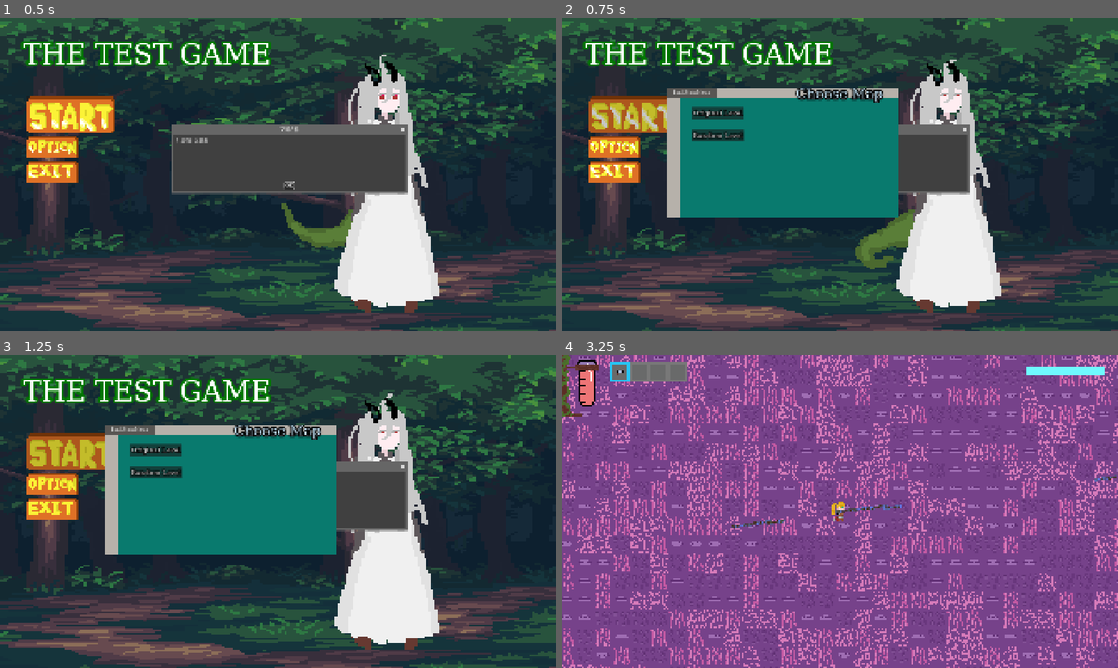
Above: before the commit, frames 1-4 (two rows, left to right).
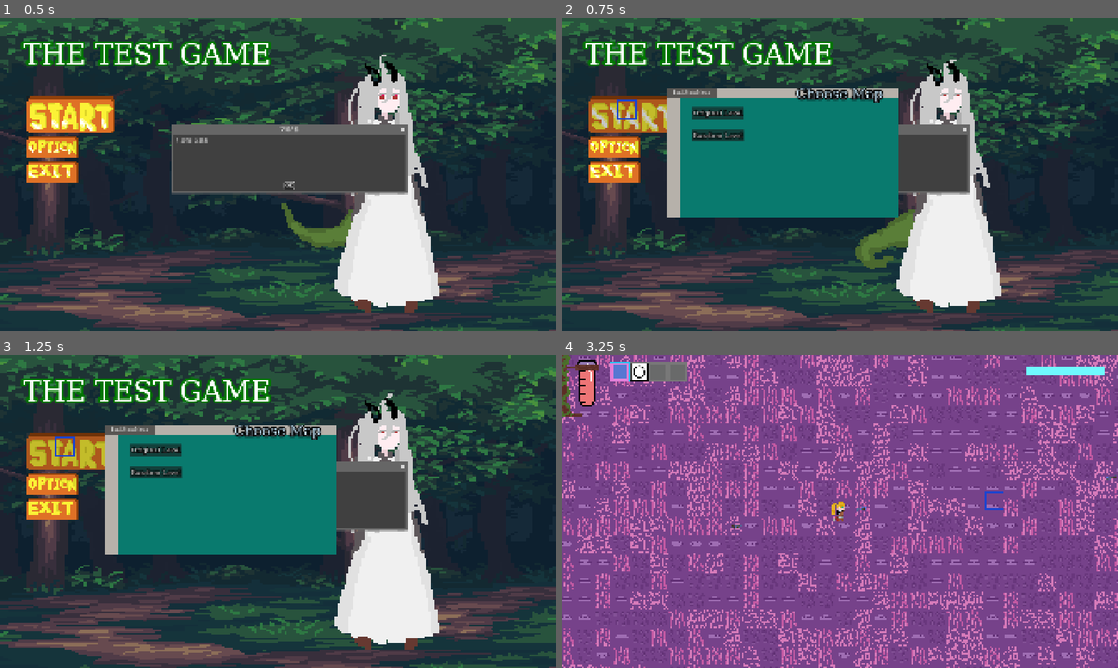
Above: after the commit, the same moments.

Repository: looooiiui/OriginalGameFirst
Game: Godot game, scene res://run_scene/MAINGAMEMANAGER/main_menu.tscn
Same seed, same stepped clock (60 frames per second), same inputs: the game is played once before the commit and once after it.
Inputs (mouse positions are in pixels of both pictures, inside the frame that each line leads up to):
- Up to frame 1 (0.5 s): no input
- Up to frame 2 (0.75 s): click (634, 115) at 0.5 s
- Up to frame 3 (1.25 s): no input
- Up to frame 4 (3.25 s): click "Random Level" at 1.25 s; move the mouse to (962, 495) at 2.02 s; hold E (mode_right) 2.03-2.75 s; hold Shift (run) 2.03-2.75 s; click (962, 495) at 2.17 s; drag from (728, 527) to (984, 492) at 2.77 s

Frame 1 is identical in both runs. In frame 2, less than 0.1% of the frame differs, in the area x 9-14%, y 26-33%; in frame 3, less than 0.1%; in frame 4, 0.7%, in the area x 8-99%, y 2-56%.

Commit message:
1.新增了游戏网格放置系统 2.新增加了可放置物品 3.增加了网格框架 4.优化了游戏架构

Diff:
--- a/TestScene/test.tscn
+++ b/TestScene/test.tscn
@@ -1,9 +1,15 @@
 [gd_scene format=3 uid="uid://deki8vfkikphp"]
 
-[ext_resource type="Script" uid="uid://dr3w2efqb3hkd" path="res://test.gd" id="1_8uh7m"]
+[ext_resource type="Script" uid="uid://dr3w2efqb3hkd" path="res://TestScene/test.gd" id="1_8uh7m"]
 [ext_resource type="PackedScene" uid="uid://cfvsstix4qysv" path="res://run_scene/Player/Model/player_model_Third.tscn" id="1_37kl0"]
+
+[sub_resource type="CanvasTexture" id="CanvasTexture_1s8oi"]
 
 [node name="Node2D" type="Node2D" unique_id=114039788]
 script = ExtResource("1_8uh7m")
 
 [node name="PlayerModel" parent="." unique_id=943498406 instance=ExtResource("1_37kl0")]
+
+[node name="Sprite2D" type="Sprite2D" parent="." unique_id=1528986460]
+scale = Vector2(64, 64)
+texture = SubResource("CanvasTexture_1s8oi")
--- a/code/CaseIcon/Thing/100A/100A.gd
+++ b/code/CaseIcon/Thing/100A/100A.gd
@@ -3,18 +3,22 @@
 @export var could_Buttle : Array[String]
 @export var nowSelect : int = 0
 @export var nono : PackedScene
+@export var OriginalCoolTime : float = 0.3
+@export var realCoolTime : float = OriginalCoolTime
+@export var OriginalCoolTimer : Timer
 # Called when the node enters the scene tree for the first time.
 func _ready() -> void:
-	pass # Replace with function body.
+	pass
 
 # Called every frame. 'delta' is the elapsed time since the previous frame.
 func _process(delta: float) -> void:
 	global_position = Player.instance.global_position
 	global_rotation = Player.instance.global_rotation
 	_change_Bullet()
+
 func _physics_process(delta: float) -> void:
+	_cal_Attribute()
 	_shoot()
-
 #改变可用子弹
 func _change_Bullet():
 	if Input.is_action_just_pressed("mode_right"):
@@ -29,9 +33,14 @@
 	if nowSelect < 0 || nowSelect >= could_Buttle.size():
 		return
 	#物品越界管理
-	if Input.is_mouse_button_pressed(MOUSE_BUTTON_LEFT):
+	if Input.is_mouse_button_pressed(MOUSE_BUTTON_LEFT) and OriginalCoolTimer.is_stopped():
 		if CaseIcon.instance.InstanceManager.InstanceDic.has(could_Buttle[nowSelect]):
 			var gun_Bullet = CaseIcon.instance.InstanceManager.InstanceDic[could_Buttle[nowSelect]].instantiate()
 			gun_Bullet.global_position = Player.instance.global_position
 			gun_Bullet.global_rotation = Player.instance.global_rotation
 			get_tree().current_scene.add_child(gun_Bullet)
+			OriginalCoolTimer.wait_time = realCoolTime
+			OriginalCoolTimer.start()
+
+func _cal_Attribute():
+	realCoolTime = OriginalCoolTime / Player.instance.allCoolTime_Mag
--- /dev/null
+++ b/code/GridLogic/grid_logic.gd
@@ -0,0 +1,33 @@
+class_name Grid
+
+extends Node2D
+
+static var instance : Grid
+
+static var CELL_SIZE : int = 64
+
+static var CELL_HELF : int = CELL_SIZE / 2
+
+static func to_grid(world_pos: Vector2) -> Vector2i:
+	return Vector2i(
+		floor(world_pos.x / CELL_SIZE),
+		floor(world_pos.y / CELL_SIZE)
+	)
+
+static func to_world(grid_pos: Vector2i) -> Vector2:
+	return Vector2(grid_pos) * CELL_SIZE + Vector2(CELL_HELF, CELL_HELF)
+
+static func snap(world_pos : Vector2) -> Vector2:
+	return to_world(to_grid(world_pos))
+
+# Called when the node enters the scene tree for the first time.
+func _ready() -> void:
+	if Grid.instance == null:
+		Grid.instance = self
+	else:
+		queue_free()
+
+
+# Called every frame. 'delta' is the elapsed time since the previous frame.
+func _process(delta: float) -> void:
+	pass
--- /dev/null
+++ b/code/GridLogic/select_logic.gd
@@ -0,0 +1,57 @@
+class_name GripPic
+
+extends Node2D
+
+static var instance : GripPic
+
+@export var SelectedGrid : PackedScene
+@export var real_grip : Node2D
+@export var currentGrip : Vector2i
+@export var PerGrip : Vector2i
+@export var is_Original : bool = false
+@export var perLevel : int
+
+var mouseGlobalPosition : Vector2
+# Called when the node enters the scene tree for the first time.
+func _ready() -> void:
+	if GripPic.instance == null:
+		GripPic.instance = self
+	else:
+		queue_free()
+
+	currentGrip = Vector2i(0, 0)
+	PerGrip = Vector2i(0, 0)
+
+
+
+# Called every frame. 'delta' is the elapsed time since the previous frame.
+func _process(delta: float) -> void:
+
+	if !is_Original:
+		#初始化高亮图标
+		perLevel = GameManager.instance.currentLevel
+		real_grip = SelectedGrid.instantiate()
+		real_grip.global_position = Grid.instance.snap(Vector2(-9999, -9999))
+		get_tree().root.add_child(real_grip)
+
+		is_Original = true
+
+	if perLevel != GameManager.instance.currentLevel:
+		if real_grip != null:
+			real_grip.queue_free()
+		real_grip = SelectedGrid.instantiate()
+		real_grip.global_position = Grid.instance.snap(Vector2(-9999, -9999))
+		get_tree().root.add_child(real_grip)
+		perLevel = GameManager.instance.currentLevel
+
+	_grid_HighLight()
+
+
+
+func _grid_HighLight():
+
+	mouseGlobalPosition = get_global_mouse_position()
+	currentGrip = Grid.instance.to_grid(mouseGlobalPosition)
+	if currentGrip != PerGrip:
+		real_grip.global_position = Grid.instance.snap(mouseGlobalPosition)
+		PerGrip = currentGrip
--- a/code/Map/RandomFirst/random_map_First.gd
+++ b/code/Map/RandomFirst/random_map_First.gd
@@ -6,7 +6,7 @@
 # Called when the node enters the scene tree for the first time.
 func _ready() -> void:
 	GameManager.instance.currentLevel = 9999
-
+	GameManager.instance.windowsCount = 0
 
 
 # Called every frame. 'delta' is the elapsed time since the previous frame.
--- a/code/UiCode/PlayerUi/Inventory/ArmUi.gd
+++ b/code/UiCode/PlayerUi/Inventory/ArmUi.gd
@@ -38,6 +38,12 @@
 	else:
 		case.texture = null
 
+	if selectId in CaseIcon.instance.Case.idToIcon:
+		case.texture = CaseIcon.instance.Case.idToIcon[selectId]
+	elif selectId != "":
+		case.texture = CaseIcon.instance.Case.idToIcon["null"]
+	else:
+		case.texture = null
 
 func _input(event):
 	var mouse = get_viewport().get_mouse_position()
--- a/code/UiCode/PlayerUi/Inventory/Windows/main_arm.gd
+++ b/code/UiCode/PlayerUi/Inventory/Windows/main_arm.gd
@@ -12,6 +12,7 @@
 # Called when the node enters the scene tree for the first time.
 func _ready() -> void:
 	armInventory[0].selectId = "10000G"
+	armInventory[1].selectId = "00001C"
 	if MainArm.instance == null:
 		MainArm.instance = self
 	else:
--- a/code/character_body_2d.gd
+++ b/code/character_body_2d.gd
@@ -48,6 +48,7 @@
 @export var strength_Mag : float = 1.0
 @export var intelligence_Mag : float = 1.0
 @export var vitality_Mag : float = 1.0
+@export var allCoolTime_Mag : float = 1.0
 
 
 var input_dir : Vector2
--- a/project.godot
+++ b/project.godot
@@ -20,6 +20,8 @@
 CaseIconGlobal="*uid://c5ot4hv4pxnbq"
 PlayerUi="*uid://doi3mcft3mfjj"
 GlobalCamera="*uid://cf705erxqcy6g"
+ForGridPic="*uid://d3k8ssnb8e6ne"
+GridLogic="*uid://b7584tki325dc"
 MainPlayer="*uid://cchltm0wyh7qp"
 MainGameManager="*uid://cyuny7ao7nvdo"
 
--- /dev/null
+++ b/run_scene/GridLogic/SelectSprite/for_grid_pic.tscn
@@ -0,0 +1,8 @@
+[gd_scene format=3 uid="uid://d3k8ssnb8e6ne"]
+
+[ext_resource type="Script" uid="uid://bxaq3u1f1615s" path="res://code/GridLogic/select_logic.gd" id="1_g80as"]
+[ext_resource type="PackedScene" uid="uid://cqxudkb2iksqy" path="res://run_scene/GridLogic/SelectSprite/selected_grid.tscn" id="2_5xlka"]
+
+[node name="ForGridPic" type="Node2D" unique_id=735259590]
+script = ExtResource("1_g80as")
+SelectedGrid = ExtResource("2_5xlka")
--- /dev/null
+++ b/run_scene/GridLogic/SelectSprite/selected_grid.tscn
@@ -0,0 +1,6 @@
+[gd_scene format=3 uid="uid://cqxudkb2iksqy"]
+
+[ext_resource type="Texture2D" uid="uid://csrmn2leqc38m" path="res://Sprite/Ui/Select001.png" id="1_gkjo3"]
+
+[node name="SelectedGrid" type="Sprite2D" unique_id=985503]
+texture = ExtResource("1_gkjo3")
--- /dev/null
+++ b/run_scene/GridLogic/grid_logic.tscn
@@ -0,0 +1,6 @@
+[gd_scene format=3 uid="uid://icsq8iwvai6a"]
+
+[ext_resource type="Script" uid="uid://b7584tki325dc" path="res://code/GridLogic/grid_logic.gd" id="1_4l3w5"]
+
+[node name="GridLogic" type="Node2D" unique_id=1510064625]
+script = ExtResource("1_4l3w5")
--- a/run_scene/Inventory/Icon/case_icon.gd
+++ b/run_scene/Inventory/Icon/case_icon.gd
@@ -7,6 +7,7 @@
 @export var InstanceManager : Node2D
 @export var ArmIcon : Node2D
 @export var Case : Node2D
+
 # Called when the node enters the scene tree for the first time.
 func _ready() -> void:
 	if CaseIcon.instance == null:
--- a/run_scene/Inventory/Icon/case_icon.tscn
+++ b/run_scene/Inventory/Icon/case_icon.tscn
@@ -9,9 +9,11 @@
 [ext_resource type="Script" uid="uid://biuy8trky66cj" path="res://run_scene/Inventory/Icon/Case/case.gd" id="6_eufo6"]
 [ext_resource type="Script" uid="uid://2untal3d016f" path="res://code/CaseIcon/InstanceManager/instanceManager.gd" id="7_odlxj"]
 [ext_resource type="PackedScene" uid="uid://15u7m6g5pppv" path="res://run_scene/AttactCase/bullet_little/bound_attack.tscn" id="8_hgpgj"]
+[ext_resource type="Texture2D" uid="uid://ccgj67r7vdvb7" path="res://Sprite/player_test.png" id="8_qux86"]
 [ext_resource type="PackedScene" uid="uid://caqd63fcc4ldq" path="res://run_scene/AttactCase/ButtleMoreLittle/bound_attack.tscn" id="9_c4sk4"]
 [ext_resource type="PackedScene" uid="uid://bsm11460bsebe" path="res://run_scene/AttactCase/bullet_little/Bullet_little.tscn" id="10_dcolj"]
 [ext_resource type="PackedScene" uid="uid://cju2qael3846t" path="res://run_scene/Inventory/Things/10000G.tscn" id="11_c4sk4"]
+[ext_resource type="PackedScene" uid="uid://bw1hqmk4p0rbo" path="res://run_scene/Inventory/Things/Case/00001c.tscn" id="14_d5e5e"]
 
 [node name="CaseIcon" type="Node2D" unique_id=827709238 node_paths=PackedStringArray("InstanceManager", "ArmIcon", "Case")]
 script = ExtResource("1_x61yx")
@@ -30,6 +32,7 @@
 [node name="Case" type="Node2D" parent="." unique_id=1399456806]
 script = ExtResource("6_eufo6")
 idToIcon = Dictionary[String, Texture2D]({
+"00001C": ExtResource("8_qux86"),
 "null": ExtResource("3_eufo6")
 })
 
@@ -37,6 +40,7 @@
 script = ExtResource("7_odlxj")
 InstanceDic = Dictionary[String, PackedScene]({
 "00001A": ExtResource("8_hgpgj"),
+"00001C": ExtResource("14_d5e5e"),
 "00002A": ExtResource("10_dcolj"),
 "00003A": ExtResource("9_c4sk4"),
 "10000G": ExtResource("11_c4sk4")
--- a/run_scene/Inventory/Things/10000G.tscn
+++ b/run_scene/Inventory/Things/10000G.tscn
@@ -3,9 +3,13 @@
 [ext_resource type="Script" uid="uid://djv0n3pts2ls5" path="res://code/CaseIcon/Thing/100A/100A.gd" id="1_v3jmv"]
 [ext_resource type="Texture2D" uid="uid://bmyopmleqpvb1" path="res://Sprite/Gun/Static/10000G.png" id="2_otq4c"]
 
-[node name="10000A" type="Node2D" unique_id=696030071]
+[node name="10000A" type="Node2D" unique_id=696030071 node_paths=PackedStringArray("OriginalCoolTimer")]
 script = ExtResource("1_v3jmv")
 could_Buttle = Array[String](["00002A"])
+OriginalCoolTimer = NodePath("cooltime")
 
 [node name="10000A" type="Sprite2D" parent="." unique_id=1864006065]
 texture = ExtResource("2_otq4c")
+
+[node name="cooltime" type="Timer" parent="." unique_id=1782875213]
+one_shot = true
--- /dev/null
+++ b/run_scene/Inventory/Things/Case/00001c.tscn
@@ -0,0 +1,20 @@
+[gd_scene format=3 uid="uid://bw1hqmk4p0rbo"]
+
+[ext_resource type="Texture2D" uid="uid://ccgj67r7vdvb7" path="res://Sprite/player_test.png" id="1_4s61u"]
+
+[sub_resource type="PhysicsMaterial" id="PhysicsMaterial_a8d71"]
+
+[sub_resource type="RectangleShape2D" id="RectangleShape2D_8hw2v"]
+size = Vector2(64, 65)
+
+[node name="00001C" type="Node2D" unique_id=1958621366]
+
+[node name="00001C" type="Sprite2D" parent="." unique_id=1782439265]
+texture = ExtResource("1_4s61u")
+
+[node name="StaticBody2D" type="StaticBody2D" parent="00001C" unique_id=155834158]
+physics_material_override = SubResource("PhysicsMaterial_a8d71")
+
+[node name="CollisionShape2D" type="CollisionShape2D" parent="00001C/StaticBody2D" unique_id=153679696]
+position = Vector2(0, -0.5)
+shape = SubResource("RectangleShape2D_8hw2v")
--- a/run_scene/Player/Inventory/arm_inventory.gd
+++ b/run_scene/Player/Inventory/arm_inventory.gd
@@ -6,6 +6,7 @@
 @export var selectColor : Color = Color(0.148, 0.773, 0.953, 1.0)
 @export var perUsing : int = 0
 @export var is_first_add : bool = true
+@export var BackPackWindows : Window
 
 var original_Color : Color
 var nowUsing = null
@@ -34,6 +35,7 @@
 	armInventory[nowSelect].Back.modulate = selectColor
 	perSelect = nowSelect
 
+#可以直接实例化的物品
 func _input(event):
 	if event is InputEventMouseButton and event.button_index == MOUSE_BUTTON_LEFT:
 		if event.pressed and Player.instance.input_Enable:
@@ -44,6 +46,14 @@
 							var realCase = CaseIcon.instance.InstanceManager.InstanceDic[armInventory[nowSelect].selectId].instantiate()
 							realCase.global_position = Player.instance.global_position
 							realCase.global_rotation = Player.instance.global_rotation
+							get_tree().current_scene.add_child(realCase)
+
+				elif armInventory[nowSelect].selectId.length() >= 6 and armInventory[nowSelect].selectId[5] == "C":
+					if BackPackWindows.visible == false:
+						if CaseIcon.instance.InstanceManager.InstanceDic[armInventory[nowSelect].selectId] != null:
+							var realCase = CaseIcon.instance.InstanceManager.InstanceDic[armInventory[nowSelect].selectId].instantiate()
+							var mouseGlobalPosition : Vector2 = get_global_mouse_position()
+							realCase.global_position = Grid.instance.snap(_get_mouse_world_pos())
 							get_tree().current_scene.add_child(realCase)
 
 #判断手持
@@ -60,11 +70,16 @@
 				if armInventory[nowSelect].selectId in CaseIcon.instance.InstanceManager.InstanceDic:
 					nowUsing = CaseIcon.instance.InstanceManager.InstanceDic[armInventory[nowSelect].selectId].instantiate()
 					get_tree().current_scene.add_child(nowUsing)
+			else:
+				if nowUsing != null:
+					nowUsing.queue_free()
+					nowUsing = null
 		else:
 			if nowUsing != null:
 				nowUsing.queue_free()
 				nowUsing = null
 		perUsing = nowSelect
+
 
 func _change_Inventory_Select():
 	if Input.is_action_just_pressed("first_arm"):
@@ -84,9 +99,18 @@
 func _first_attend():
 	if is_first_add:
 		if armInventory[nowSelect].selectId in CaseIcon.instance.InstanceManager.InstanceDic:
-			if Player.input_Enable:
-				nowUsing = CaseIcon.instance.InstanceManager.InstanceDic[armInventory[nowSelect].selectId].instantiate()
-				get_tree().current_scene.add_child(nowUsing)
-				is_first_add = false
+			if armInventory[nowSelect].selectId.length() >= 6:
+				if Player.input_Enable:
+					nowUsing = CaseIcon.instance.InstanceManager.InstanceDic[armInventory[nowSelect].selectId].instantiate()
+					get_tree().current_scene.add_child(nowUsing)
+					is_first_add = false
+				if armInventory[nowSelect].selectId[5] == "C":
+					if nowUsing != null:
+						nowUsing.queue_free()
 	if GameManager.instance.currentLevel == 0:
 		is_first_add = true
+
+
+func _get_mouse_world_pos():
+	var vp = get_viewport()
+	return vp.get_camera_2d().get_global_mouse_position()
--- a/run_scene/Player/UI/player_ui.tscn
+++ b/run_scene/Player/UI/player_ui.tscn
@@ -140,10 +140,11 @@
 [node name="BloodPlayer" type="AnimationPlayer" parent="PlayerUiManager/Blood" unique_id=1161666321]
 libraries/ = SubResource("AnimationLibrary_d2hik")
 
-[node name="ArmInventory" type="Node2D" parent="PlayerUiManager" unique_id=1470642694 node_paths=PackedStringArray("armInventory")]
+[node name="ArmInventory" type="Node2D" parent="PlayerUiManager" unique_id=1470642694 node_paths=PackedStringArray("armInventory", "BackPackWindows")]
 position = Vector2(172, 59)
 script = ExtResource("3_d2hik")
 armInventory = [NodePath("1"), NodePath("2"), NodePath("3"), NodePath("4")]
+BackPackWindows = NodePath("../Windows/BackPack")
 
 [node name="1" type="Node2D" parent="PlayerUiManager/ArmInventory" unique_id=1576402638 node_paths=PackedStringArray("Back", "Inventory", "case", "Follow_Case", "UI", "BackPack")]
 script = ExtResource("4_mmta7")
Binary file added: Sprite/Ui/Select001.png
Not shown, added: Sprite/Ui/Select001.png.import
Not shown, added: code/GridLogic/grid_logic.gd.uid
Not shown, added: code/GridLogic/select_logic.gd.uid
Not shown, added: run_scene/Player/Model/大学生心理健康教育学习评价手册董得利25211935205(1).docx
